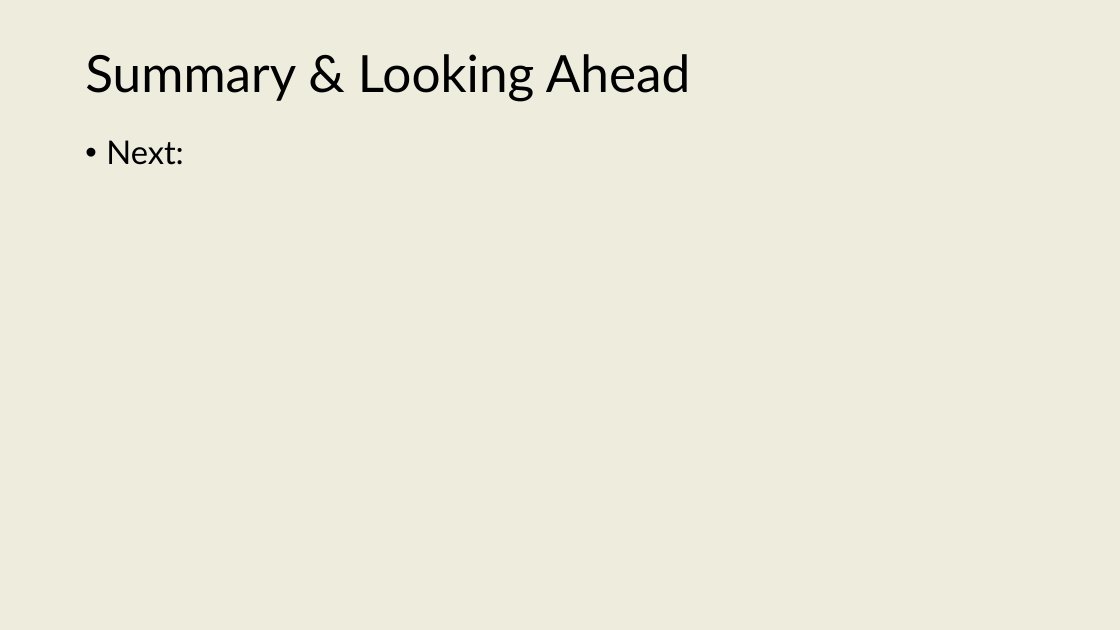
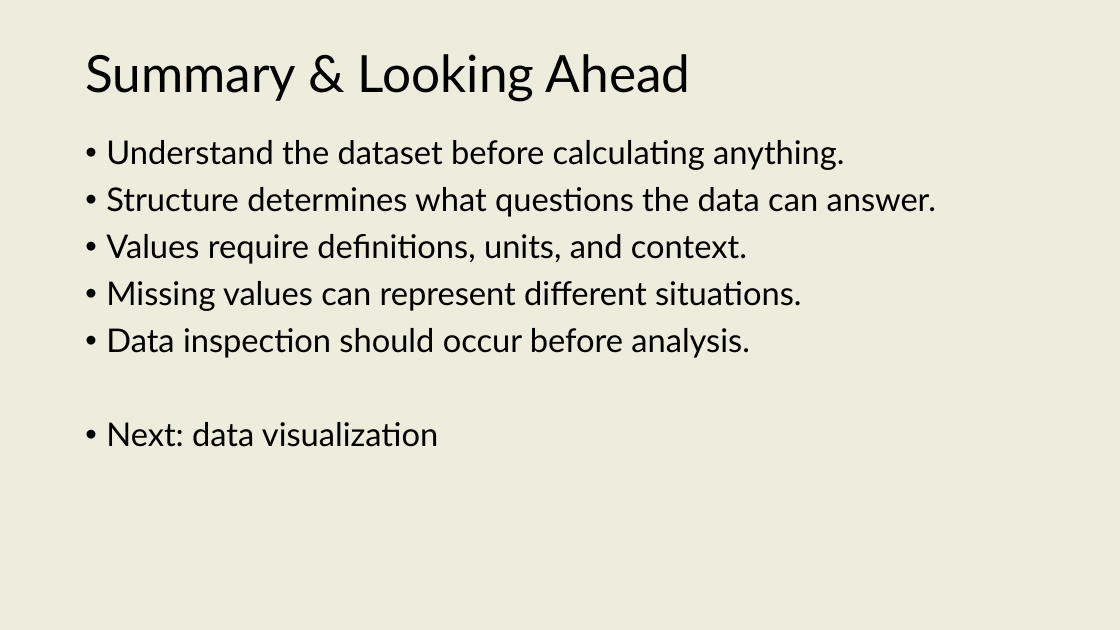
Before and after one commit to onishisaryu/HES-3000-Sports-Data-Analytics, a slide deck: slide 31 of pptx/Lecture6.pptx (slide 2 before the commit). Drawn at 1120x630 pixels with LibreOffice and Linux fonts; fonts in the diff are those of the drawing. Boxes give left, top, right and bottom in pixels: in the first picture for what was removed or moved away, otherwise in the second. Text is boxed around its words. In the diff, an @@ line names an element or a change of style, - is before the commit and + after.

```diff
--- a/pptx/Lecture6.pptx
+++ b/pptx/Lecture6.pptx
@@ text at (106, 140, 936, 447): text changed @@
-• Next:
+• Understand the dataset before calculating anything.
+• Structure determines what questions the data can answer.
+• Values require definitions, units, and context.
+• Missing values can represent different situations.
+• Data inspection should occur before analysis.
+• Next: data visualization
```
Also in this commit, not shown: 29 slides added, 3 other files.
